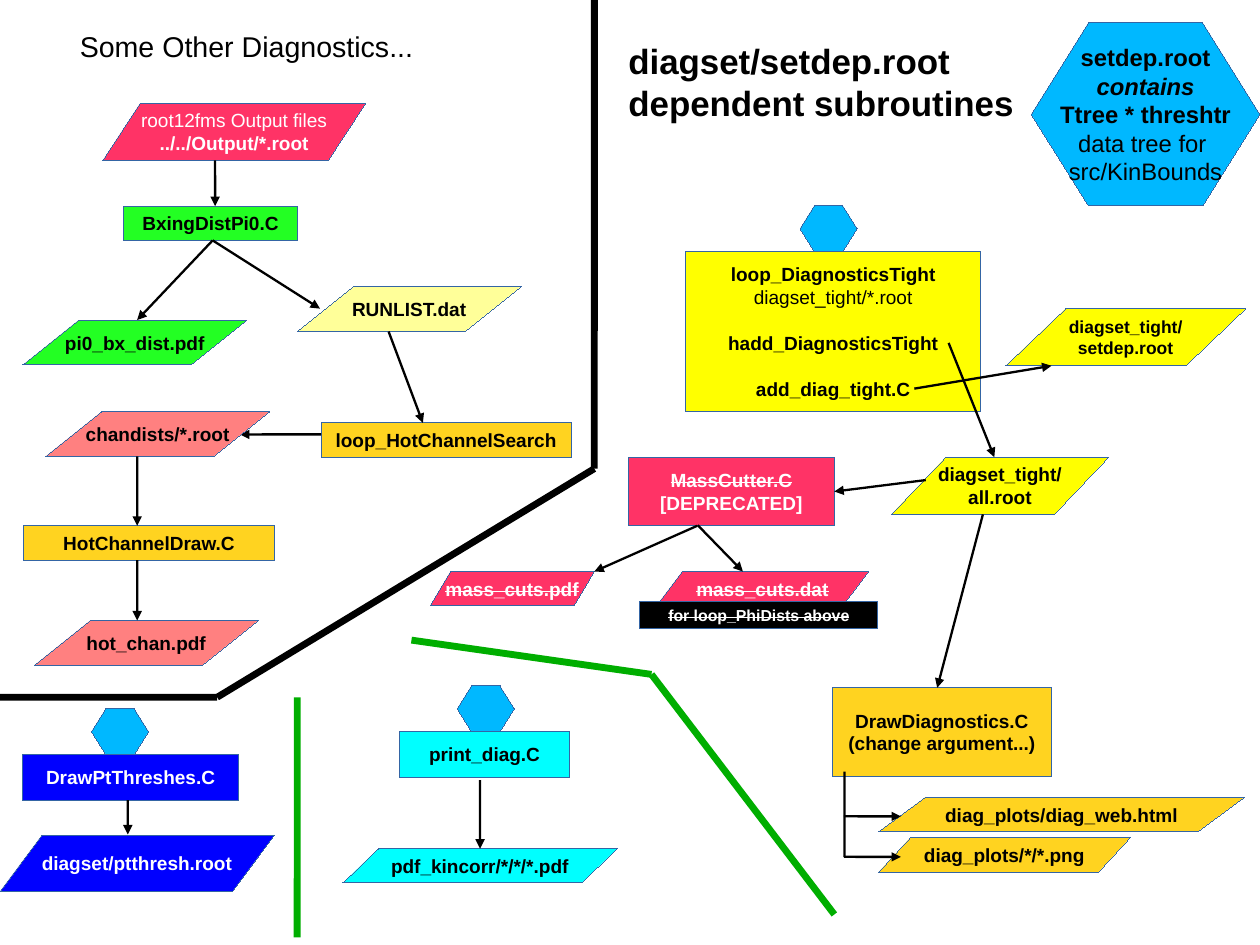
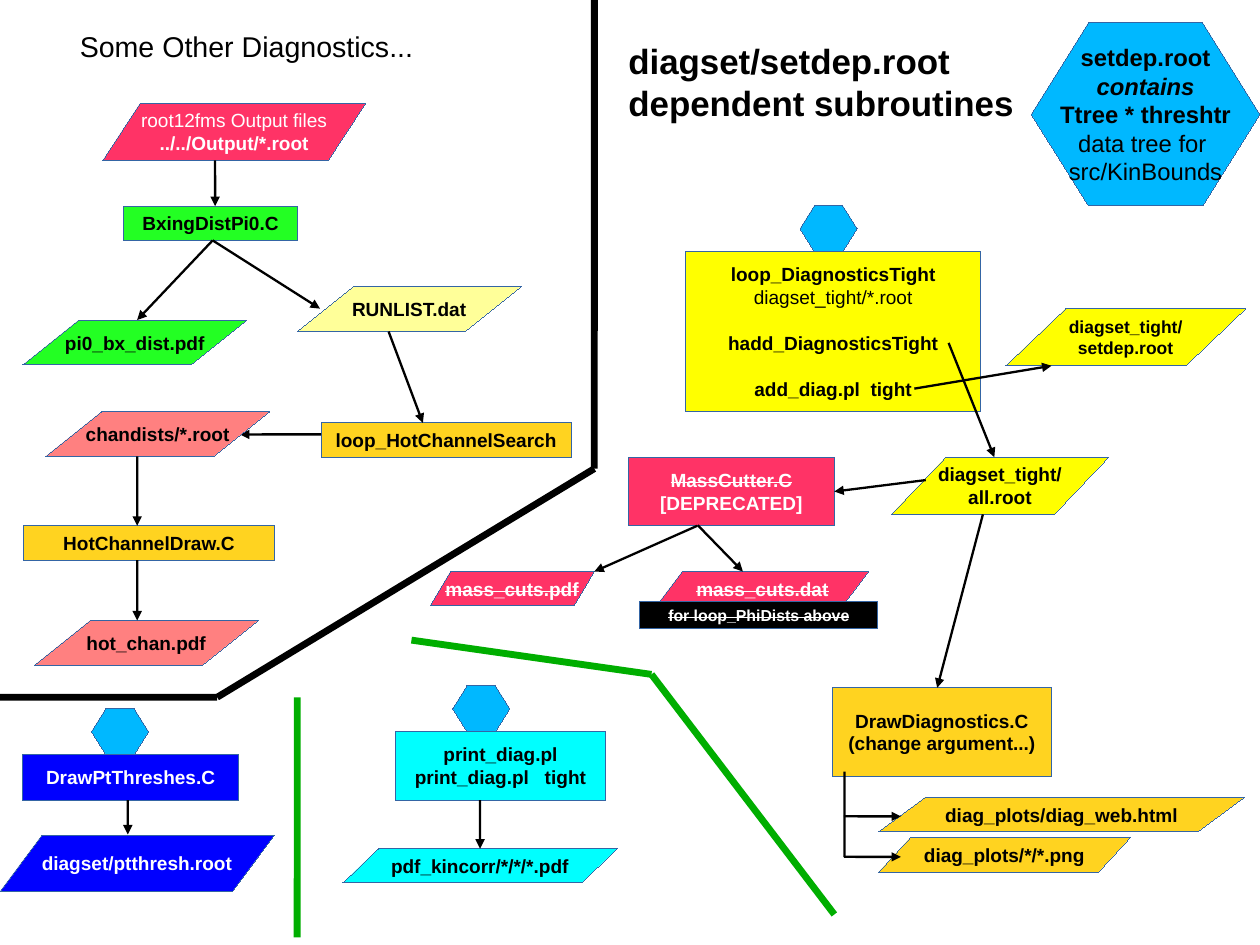
Before and after one commit to c-dilks/spinlong, a slide deck: slide 2 of doc_diagram.odp. Drawn at 1260x945 pixels with LibreOffice and Linux fonts; fonts in the diff are those of the drawing. Boxes give left, top, right and bottom in pixels: in the first picture for what was removed or moved away, otherwise in the second. Text is boxed around its words. In the diff, an @@ line names an element or a change of style, - is before the commit and + after.

```diff
--- a/doc_diagram.odp
+++ b/doc_diagram.odp
@@ text in rectangle at (x1=754, y1=382, x2=912, y2=400): text changed @@
-add_diag_tight.C
+add_diag.pl tight
@@ hexagon moved from (x1=457, y1=686, x2=515, y2=732) to (x1=453, y1=686, x2=510, y2=732) @@
@@ rectangle "print_diag.pl" resized from (x1=400, y1=732, x2=569, y2=777) to (x1=396, y1=732, x2=606, y2=800) @@
@@ text in rectangle at (x1=415, y1=747, x2=586, y2=788): text changed @@
-print_diag.C
+print_diag.pl
+print_diag.pl tight
@@ arrow moved from (480, 780) - (480, 848) to (480, 800) - (480, 848) @@
```
Also in this commit, not shown: 1 other slide changed, 11 other files.
